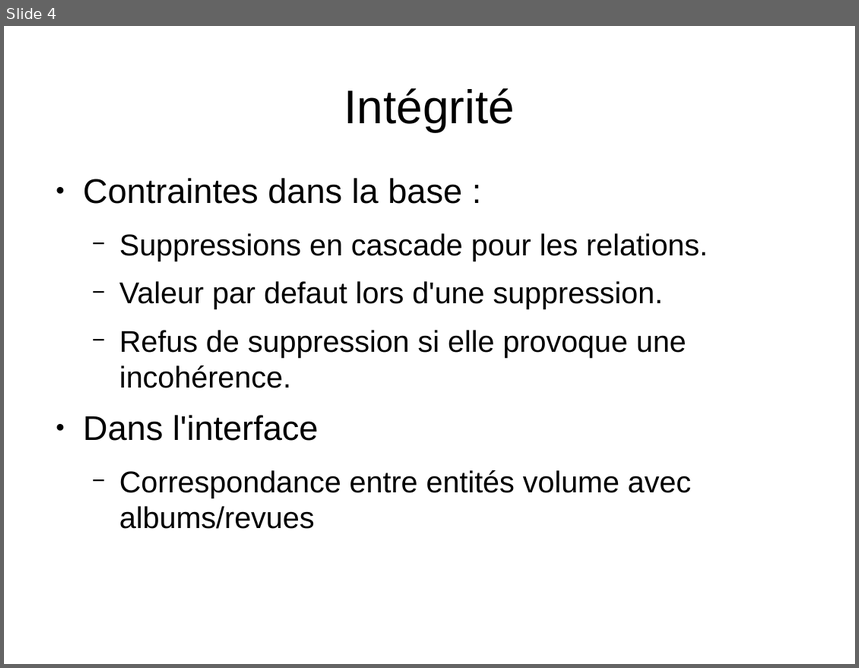
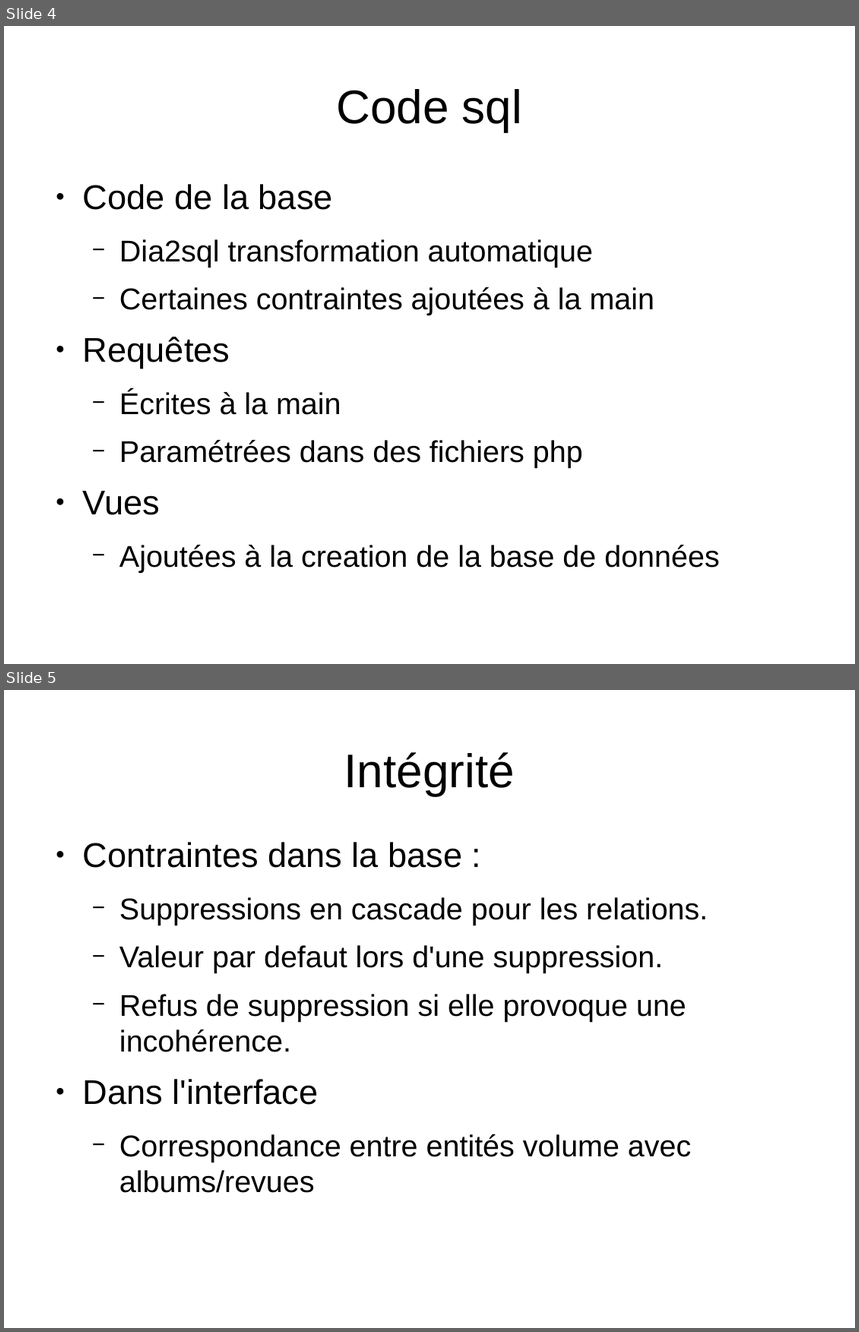
Before and after one commit to shazame/SGBandesDessinees, a slide deck: rapport/soutenance.odp. Shown one above the other, each under a label of ours: slide 4 before the commit, slides 4 and 5 after it. The pictures are 859x668 and 859x1332 pixels, drawn with LibreOffice and Linux fonts; fonts in the diff are those of the drawing. Boxes give left, top, right and bottom in pixels: in the first picture for what was removed or moved away, otherwise in the second. Text is boxed around its words. In the diff, an @@ line names an element or a change of style, - is before the commit and + after.

Commit message:
Ajout d'un slide sur le code sql

```diff
--- a/rapport/soutenance.odp
+++ b/rapport/soutenance.odp
@@ slide 4 added at [4,26,855,664], background #FFFFFF @@
@@ title added at [336,89,522,132], 44 pt, text #000000 @@
+Code sql
@@ text added at [83,184,719,573], 28 pt, text #000000 @@
+● Code de la base
+  − Dia2sql transformation automatique
+  − Certaines contraintes ajoutées à la main
+● Requêtes
+  − Écrites à la main
+  − Paramétrées dans des fichiers php
+● Vues
+  − Ajoutées à la creation de la base de données
@@ what was slide 4 is now slide 5 @@
```
